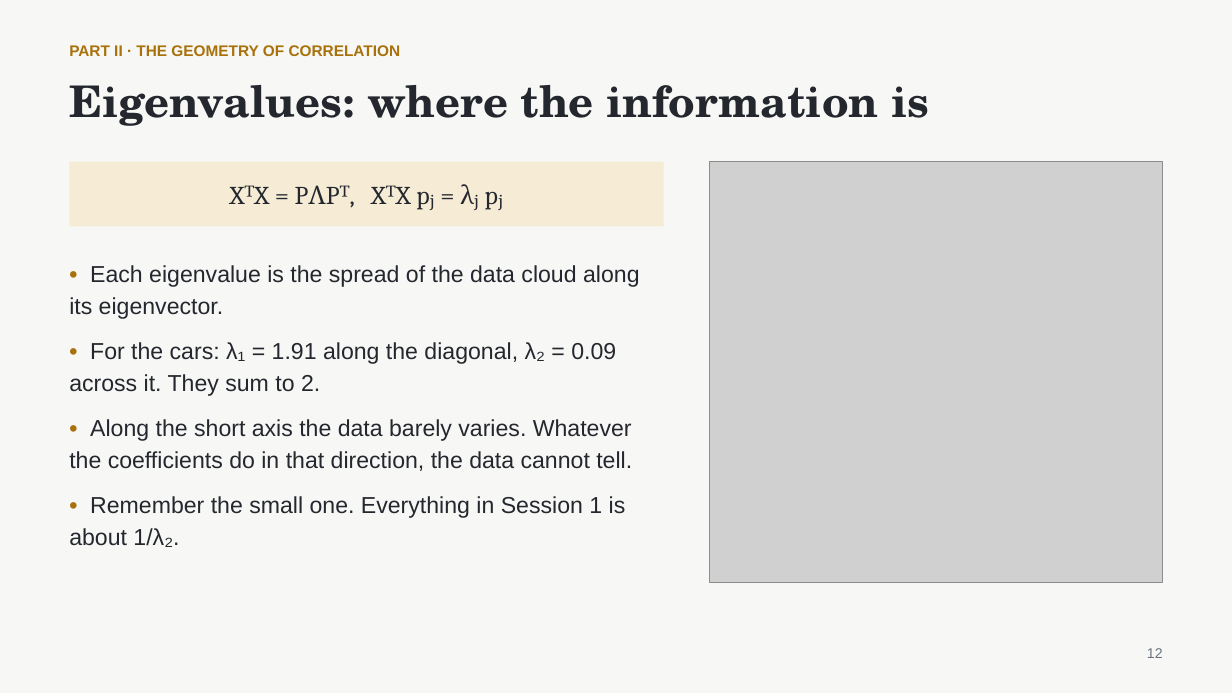
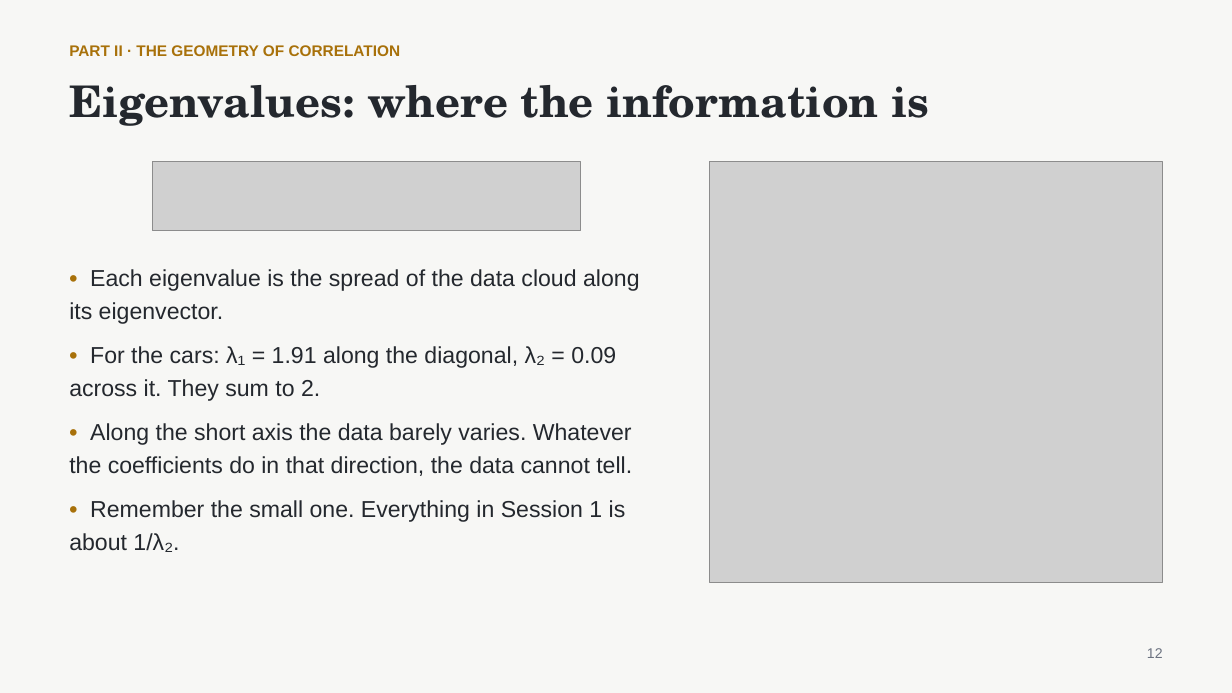
Before and after one commit to nurdauletakhanov/ReadingLab, a slide deck: slide 12 of public/slides/session-0-least-squares-foundations.pptx. Drawn at 1232x693 pixels with LibreOffice and Linux fonts; fonts in the diff are those of the drawing; grey boxes stand for pictures. Boxes give left, top, right and bottom in pixels: in the first picture for what was removed or moved away, otherwise in the second. Text is boxed around its words. In the diff, an @@ line names an element or a change of style, - is before the commit and + after.

```diff
--- a/public/slides/session-0-least-squares-foundations.pptx
+++ b/public/slides/session-0-least-squares-foundations.pptx
@@ rectangle removed at (69, 162, 664, 226) @@
-XᵀX = PΛPᵀ, XᵀX pⱼ = λⱼ pⱼ
@@ picture added at (152, 162, 581, 231) @@
@@ text "• Each eigenvalue is the ...": place and size @@
-text "• Each eigenvalue is the ..." at (69, 265, 640, 547)
+text "• Each eigenvalue is the ..." at (69, 269, 640, 552)
```
Also in this commit, not shown: 16 other slides changed, 20 other files.
